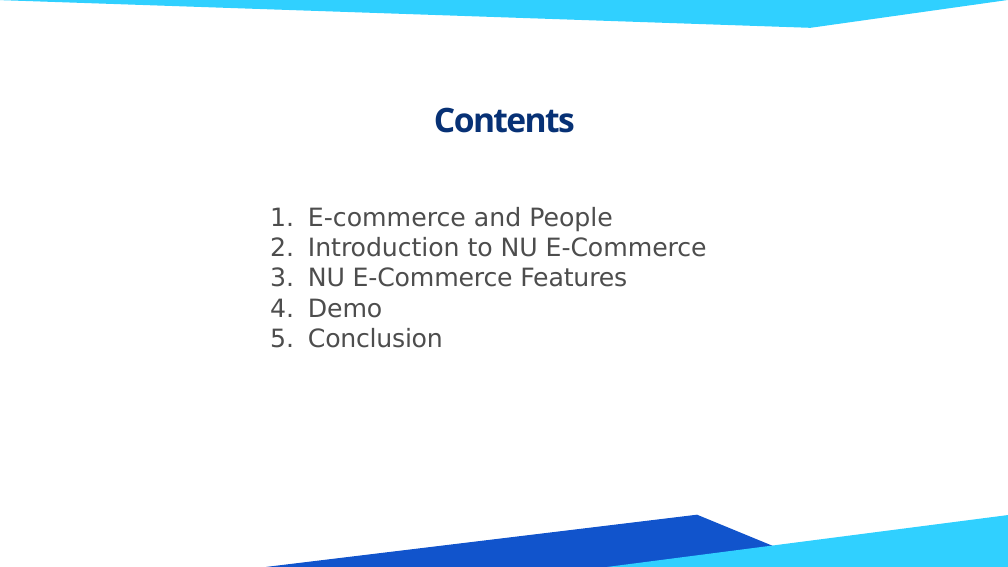
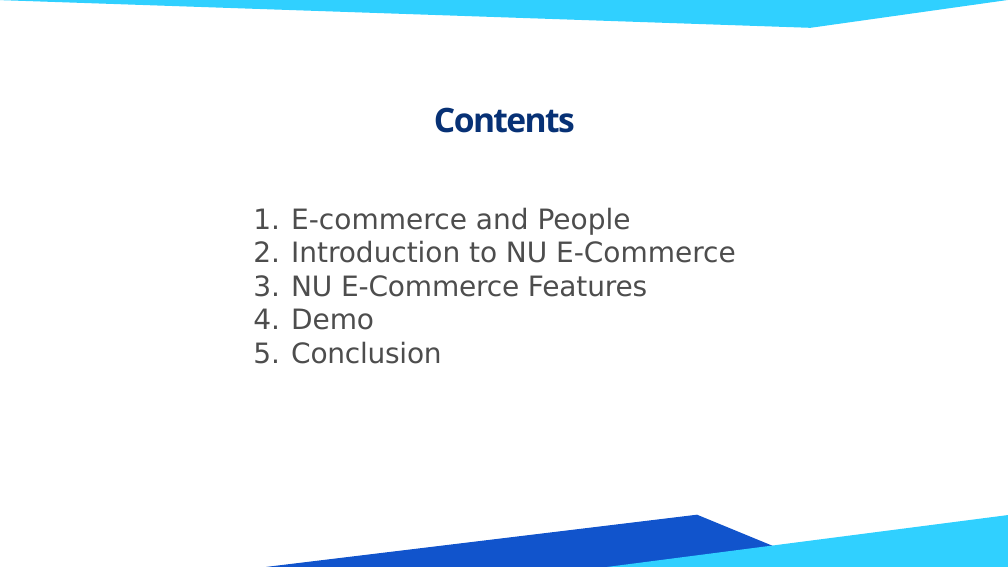
Before and after one commit to HenryHeng91/NU-Fast-Buy-and-Sell-APP, a slide deck: slide 2 of Documentation/NU E-Commerce Slide.pptx. Drawn at 1008x567 pixels with LibreOffice and Linux fonts; fonts in the diff are those of the drawing; background and template pictures are left out. Boxes give left, top, right and bottom in pixels: in the first picture for what was removed or moved away, otherwise in the second. Text is boxed around its words. In the diff, an @@ line names an element or a change of style, - is before the commit and + after.

```diff
--- a/Documentation/NU E-Commerce Slide.pptx
+++ b/Documentation/NU E-Commerce Slide.pptx
@@ text "E-commerce and People": place and size @@
-text "E-commerce and People" at [308,207,707,348]
+text "E-commerce and People" at [291,207,736,364]
@@ text "E-commerce and People" at [291,207,736,364]: size 18 to 20 pt @@
```
Also in this commit, not shown: 7 other slides changed, 8 slides added, 16 slides removed, 2 other files.
